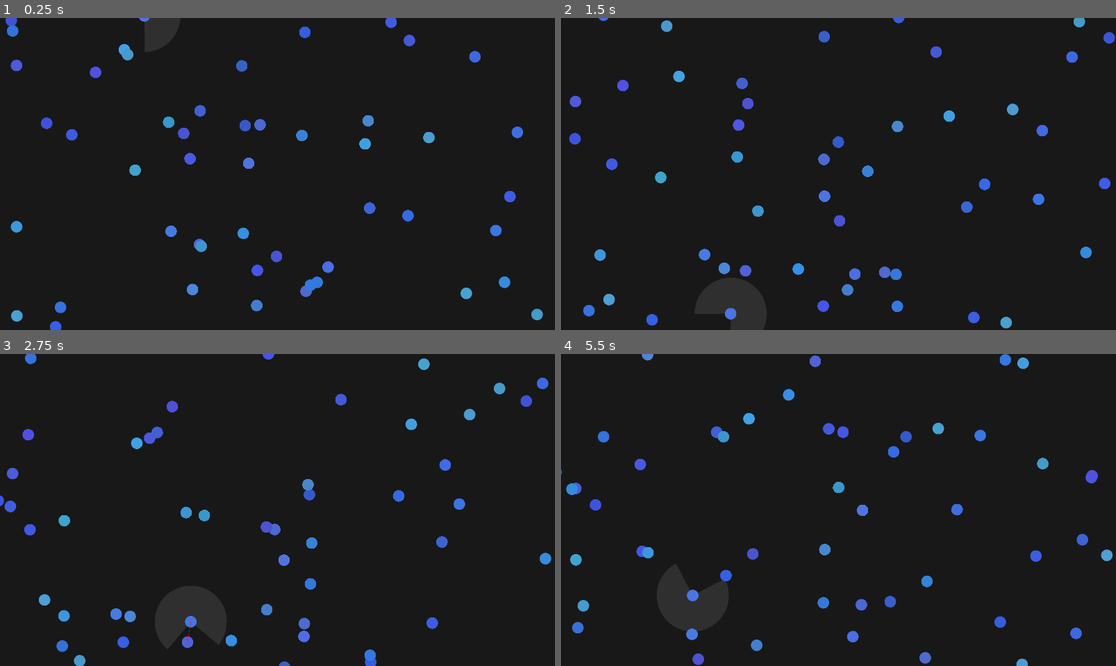
Above: before the commit, frames 1-4 (two rows, left to right).
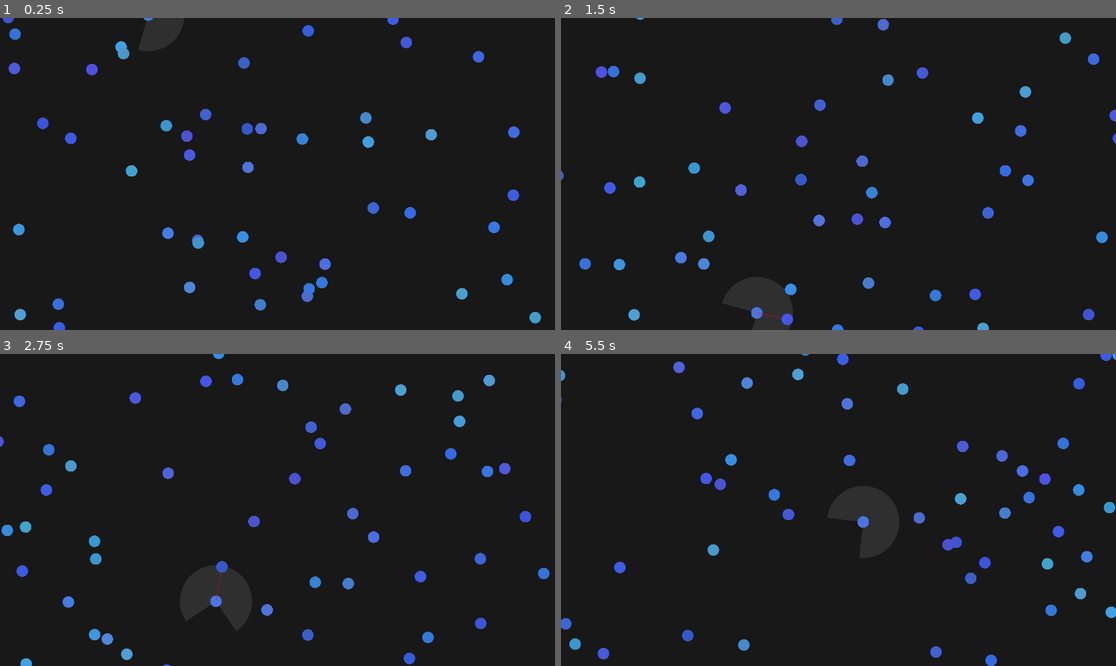
Above: after the commit, the same moments.

Repository: Indull0/BoidsSimulation
Game: Godot game, scene res://Main.tscn
Two runs of this game, one before a commit and one after it. Both use one fixed random seed, a clock stepped at 60 frames per second and the inputs below.
Inputs:
- Up to frame 1 (0.25 s): no input
- Up to frame 2 (1.5 s): no input
- Up to frame 3 (2.75 s): no input
- Up to frame 4 (5.5 s): no input

The runs differ from the first frame. In frame 1, 2.6% of the frame differs, in the area x 0-98%, y 0-100%; in frame 2, 5.9%, in the area x 0-100%, y 0-100%; in frame 3, 5.8%; in frame 4, 5.8%.

Commit message:
YO THEY FUCKING TUUUUURN!!!

Diff:
--- a/main.gd
+++ b/main.gd
@@ -4,14 +4,14 @@
 var circle_count = 50  # Number of circles
 var circles = []  # Array to store circle data (position, radius, color)
 var radius = 20  # Radius of each circle
-var speed = 100  # Movement speed in pixels per second
+var speed = 150  # Movement speed in pixels per second
 var screen_size = Vector2(1920, 1080)  # Size of the window/screen
 var angle = 0
 var sight_radius = 125.0
 var directions = []
 var fov = PI + PI / 2
-var turn_speed = PI / 4
-var avoidance_force = 0.05
+var turn_speed = PI / 12
+var avoidance_force = 0.2
 
 
 func draw_circle_arc_poly(center, radius, angle_from, angle_to, color):
@@ -59,17 +59,17 @@
 
 			if distanceBetweenCircles < sight_radius:
 				var currentCircleDirection = Vector2(cos(circle["angle"]), sin(circle["angle"]))
-				var vectorBetweenCircles = (circleToCheck["position"] - circle["position"]).normalized()
-				var angleToCircle = currentCircleDirection.angle_to(vectorBetweenCircles)
-				if (angleToCircle < fov / 2):
-					avoid_angle += sign(angleToCircle) * avoidance_force
+				var vectorBetweenCircles = (circleToCheck["position"] - circle["position"])
+				var angleToCircle = currentCircleDirection.angle_to(vectorBetweenCircles.normalized())
+				if abs(angleToCircle) < fov / 2:
+					avoid_angle -= sign(angleToCircle) * avoidance_force * (1 - distanceBetweenCircles / 125)# * (1 - distanceBetweenCircles / 125))
 					if i == 5:
 						draw_line(circle["position"], circleToCheck["position"], Color(1, 0, 0))
-				if (angleToCircle > -fov / 2):
-					avoid_angle -= sign(angleToCircle) * avoidance_force
-					if i == 5:
-						draw_line(circle["position"], circleToCheck["position"], Color(1, 0, 0))
-		circle["angle"] += avoid_angle * turn_speed
+				#if (abs(angleToCircle) > -fov / 2):
+					#avoid_angle += sign(angleToCircle) * avoidance_force
+					#if i == 5:
+						#draw_line(circle["position"], circleToCheck["position"], Color(1, 0, 0))
+		circle["angle"] += avoid_angle * turn_speed# * get_process_delta_time()
 
 
 func _process(delta):
